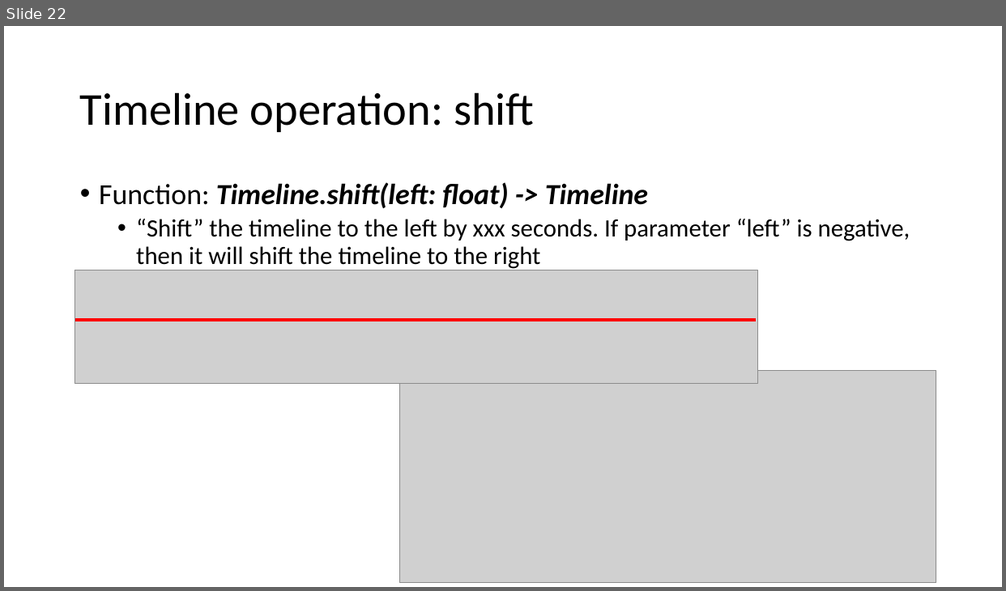
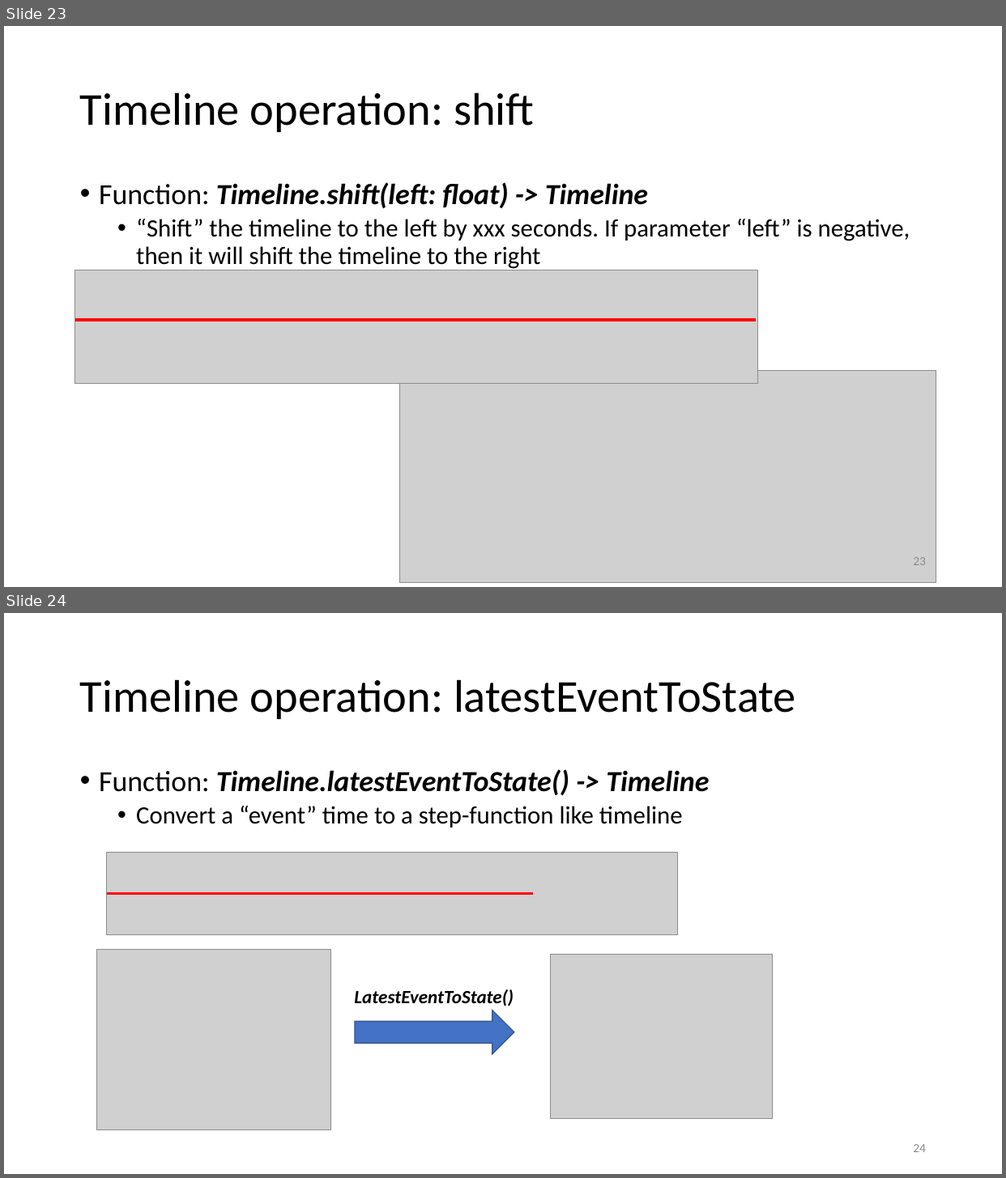
Before and after one commit to ApostaC/CellularThroughputPrediction, a slide deck: doc/documentation.pptx. Shown one above the other, each under a label of ours: slide 22 before the commit, slides 23 and 24 after it. The pictures are 1006x591 and 1006x1178 pixels, drawn with LibreOffice and Linux fonts; fonts in the diff are those of the drawing; grey boxes stand for pictures. Boxes give left, top, right and bottom in pixels: in the first picture for what was removed or moved away, otherwise in the second. Text is boxed around its words. In the diff, an @@ line names an element or a change of style, - is before the commit and + after.

```diff
--- a/doc/documentation.pptx
+++ b/doc/documentation.pptx
@@ slide 24 added at (x1=4, y1=613, x2=1002, y2=1174), background #FFFFFF @@
@@ title added at (x1=80, y1=679, x2=796, y2=719), 44 pt, text #000000 @@
+Timeline operation: latestEventToState
@@ text added at (x1=99, y1=769, x2=709, y2=828), 28 pt, text #000000 @@
+• Function: Timeline.latestEventToState() -> Timeline
+  • Convert a “event” time to a step-function like timeline
@@ picture added at (x1=107, y1=853, x2=679, y2=935) @@
@@ line added from (108, 894) to (533, 894), #FF0000 3 pt @@
@@ picture added at (x1=97, y1=950, x2=330, y2=1131) @@
@@ picture added at (x1=551, y1=954, x2=772, y2=1118) @@
@@ text added at (x1=354, y1=990, x2=513, y2=1007), 18 pt, text #000000, bold, italic @@
+LatestEventToState()
@@ right arrow added at (x1=355, y1=1011, x2=514, y2=1054), fill #4472C4, outline #325491 1 pt @@
@@ page number added at (x1=913, y1=1144, x2=926, y2=1152), 12 pt, text #8C8C8C @@
+24
@@ what was slide 22 is now slide 23 @@
@@ slide 23 changed as well @@
@@ page number added at (x1=913, y1=557, x2=926, y2=565), 12 pt, text #8C8C8C @@
+23
```
Also in this commit, not shown: 21 other slides changed, 1 other slide added, 2 other files.
